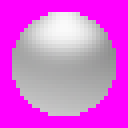
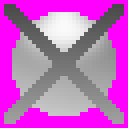
Layered file, before and after one edit (128 x 128). Changes by layer:
added layer "Layer #3" (grain extract) above "Layer #2" over (x1=4, y1=4, x2=124, y2=124)
added layer "Layer #2" above "Layer #1" over (x1=4, y1=4, x2=124, y2=124)
